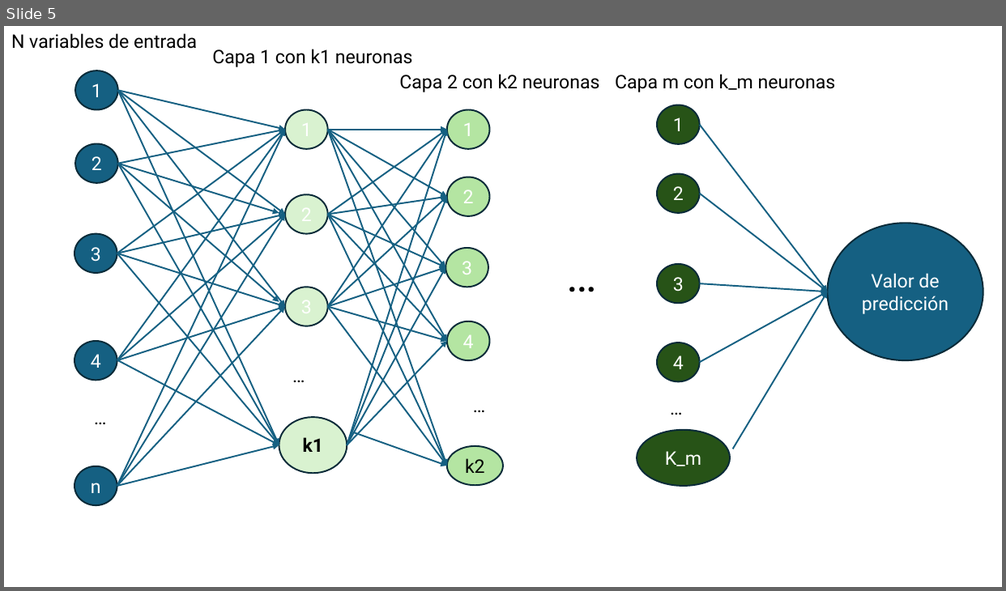
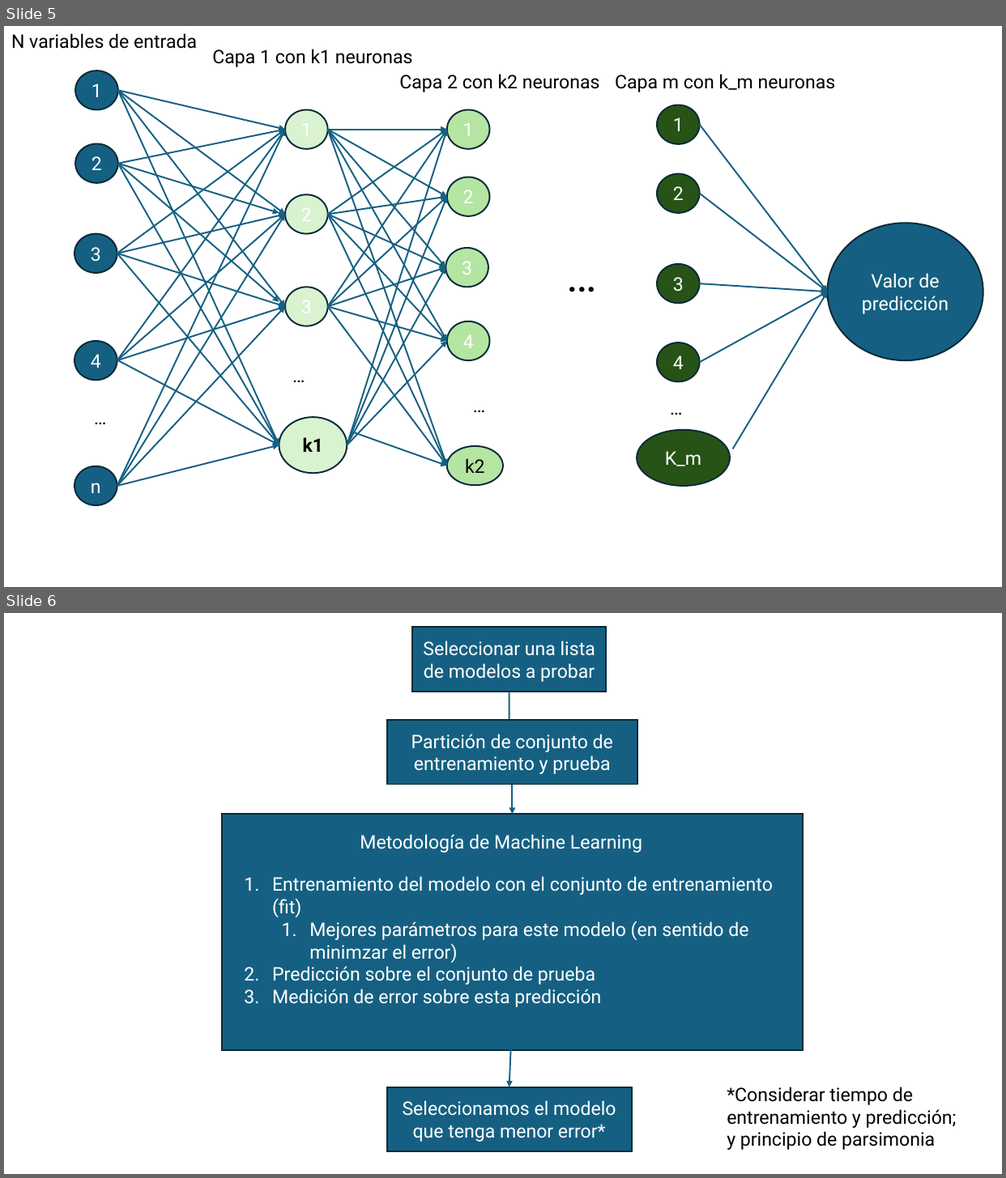
Before and after one commit to alonsinsan/C1-Machine-Learning-2020, a slide deck: categorias en machine learning.pptx. Shown one above the other, each under a label of ours: slide 5 before the commit, slides 5 and 6 after it. The pictures are 1006x591 and 1006x1178 pixels, drawn with LibreOffice and Linux fonts; fonts in the diff are those of the drawing. Boxes give left, top, right and bottom in pixels: in the first picture for what was removed or moved away, otherwise in the second. Text is boxed around its words. In the diff, an @@ line names an element or a change of style, - is before the commit and + after.

```diff
--- a/categorias en machine learning.pptx
+++ b/categorias en machine learning.pptx
@@ slide 6 added at (4,613,1002,1174), background #FFFFFF @@
@@ rectangle added at (413,628,606,692), fill #156082, outline #092A39 1.5 pt, 18 pt, text #FFFFFF @@
+Seleccionar una lista de modelos a probar
@@ arrow added from (509, 692) to (509, 730), #156082 1.5 pt @@
@@ rectangle added at (387,720,638,785), fill #156082, outline #092A39 1.5 pt, 18 pt, text #FFFFFF @@
+Partición de conjunto de entrenamiento y prueba
@@ arrow added from (513, 785) to (513, 815), #156082 1.5 pt @@
@@ rectangle added at (222,815,803,1051), fill #156082, outline #092A39 1.5 pt @@
@@ text added at (360,834,642,853), 18 pt, text #FFFFFF @@
+Metodología de Machine Learning
@@ text added at (272,876,773,1007), 18 pt, text #FFFFFF @@
+1. Entrenamiento del modelo con el conjunto de entrenamiento (fit)
+  1. Mejores parámetros para este modelo (en sentido de minimzar el error)
+2. Predicción sobre el conjunto de prueba
+3. Medición de error sobre esta predicción
@@ arrow added from (513, 1013) to (509, 1088), #156082 1.5 pt @@
@@ rectangle added at (387,1088,632,1152), fill #156082, outline #092A39 1.5 pt, 18 pt, text #FFFFFF @@
+Seleccionamos el modelo que tenga menor error*
@@ text added at (727,1087,957,1150), 18 pt, text #000000 @@
+*Considerar tiempo de entrenamiento y predicción; y principio de parsimonia
```
Also in this commit, not shown: 1 slide changed, 4 other files.
